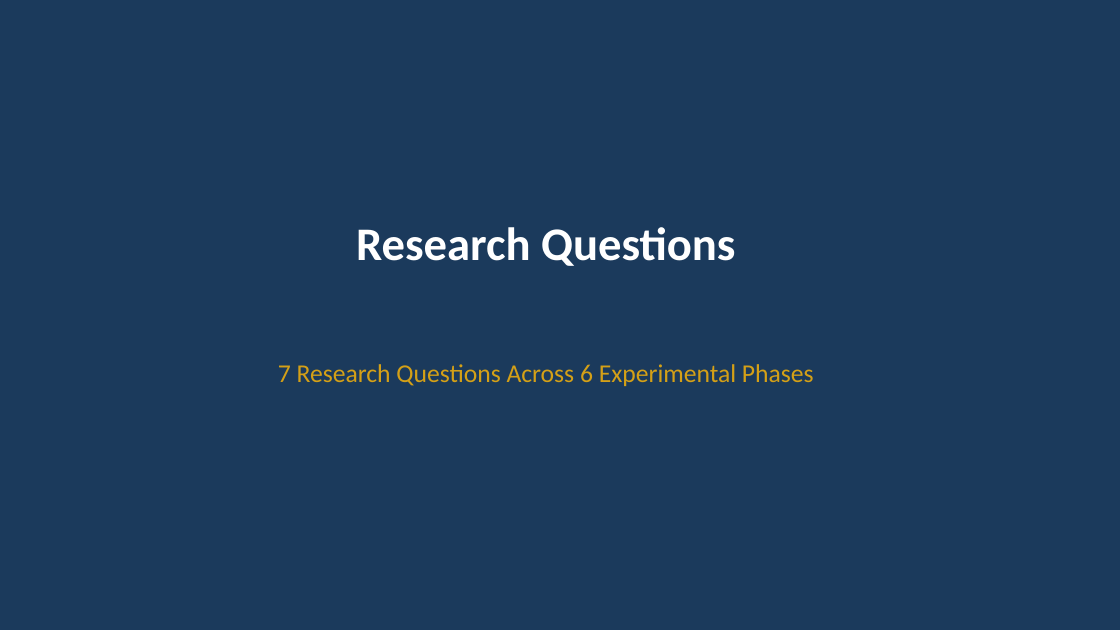
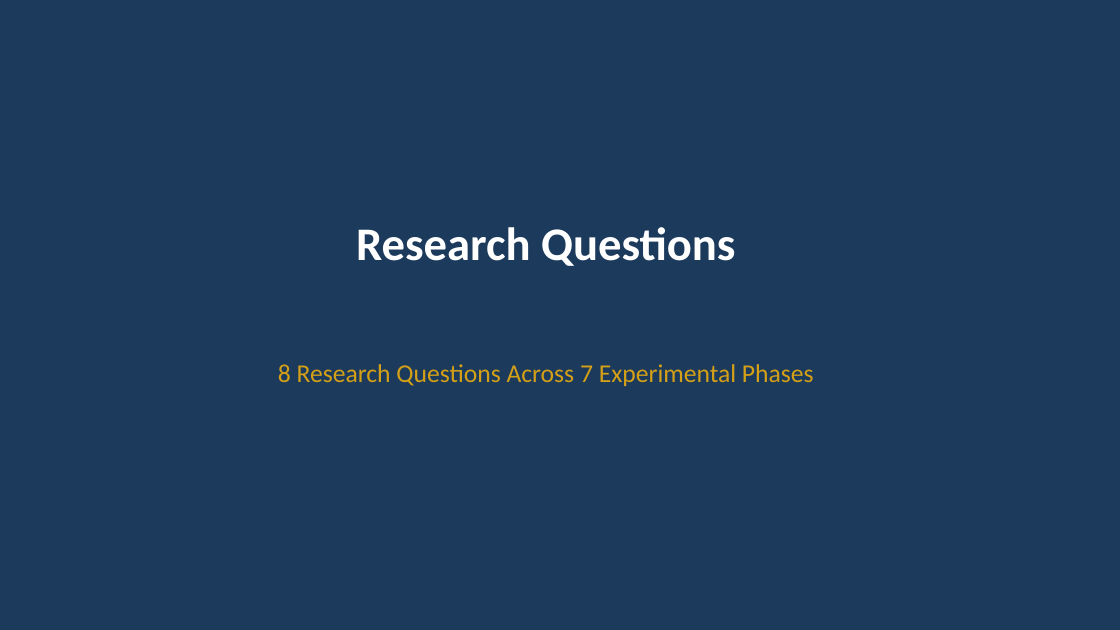
Before and after one commit to Mohamedsabry109/Arabic-Post-OCR-Correction, a slide deck: slide 12 of publication/thesis/defense_presentation.pptx. Drawn at 1120x630 pixels with LibreOffice and Linux fonts; fonts in the diff are those of the drawing. Boxes give left, top, right and bottom in pixels: in the first picture for what was removed or moved away, otherwise in the second. Text is boxed around its words. In the diff, an @@ line names an element or a change of style, - is before the commit and + after.

```diff
--- a/publication/thesis/defense_presentation.pptx
+++ b/publication/thesis/defense_presentation.pptx
@@ text at (x1=278, y1=364, x2=814, y2=386): text changed @@
-7 Research Questions Across 6 Experimental Phases
+8 Research Questions Across 7 Experimental Phases
```
Also in this commit, not shown: 8 other slides changed, 13 other files.
